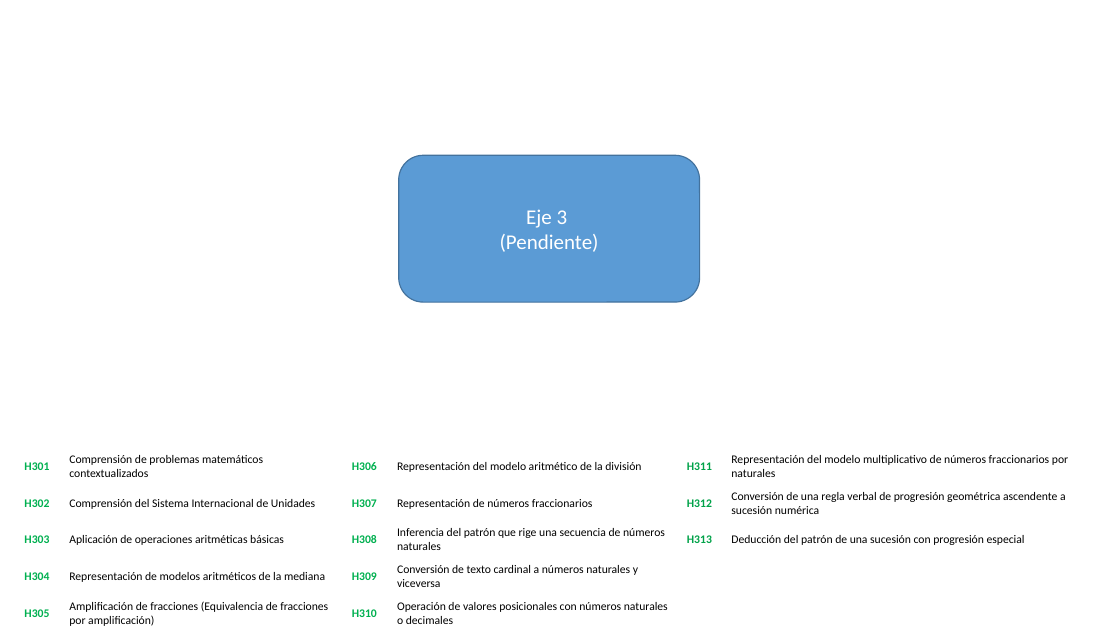
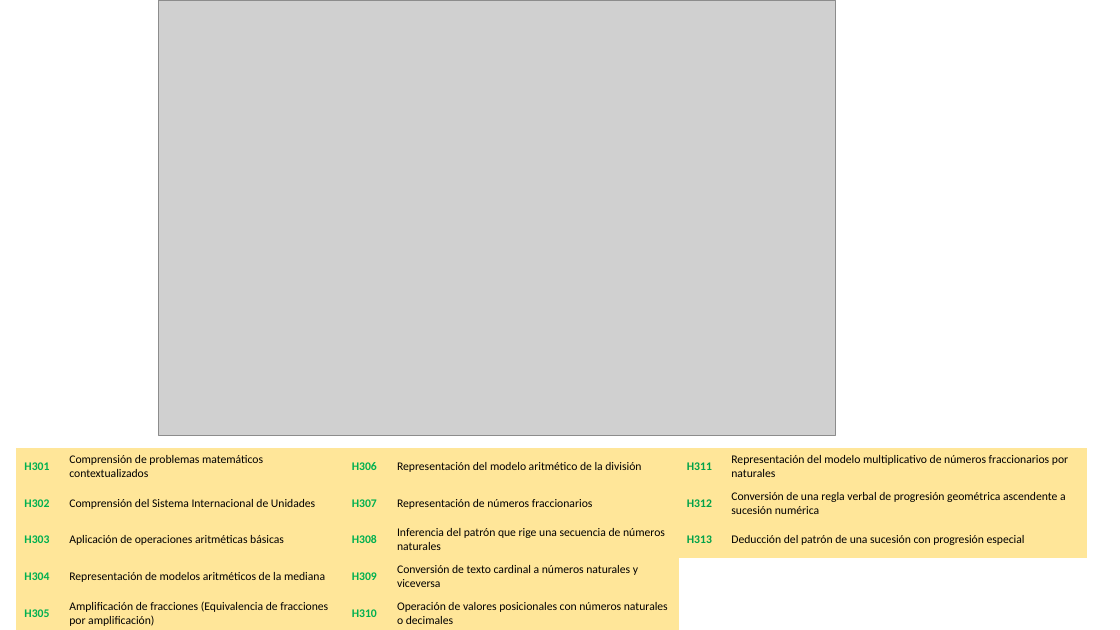
Before and after one commit to Adrifelcha/afchavez-019, a slide deck: slide 5 of Sandy-PrácticaDocente/Netza/EDC_CalibracionNacional_04062019.pptx. Drawn at 1120x630 pixels with LibreOffice and Linux fonts; fonts in the diff are those of the drawing; grey boxes stand for pictures. Boxes give left, top, right and bottom in pixels: in the first picture for what was removed or moved away, otherwise in the second. Text is boxed around its words. In the diff, an @@ line names an element or a change of style, - is before the commit and + after.

```diff
--- a/Sandy-PrácticaDocente/Netza/EDC_CalibracionNacional_04062019.pptx
+++ b/Sandy-PrácticaDocente/Netza/EDC_CalibracionNacional_04062019.pptx
@@ picture added at [158, 0, 836, 435] @@
@@ rounded rectangle removed at [399, 155, 700, 302] @@
-Eje 3
-(Pendiente)
@@ table at [16, 448, 1086, 630] @@
@@ fill #FFFFFF to #FFE699 in 26 cells @@
```
Also in this commit, not shown: 16 other files.
